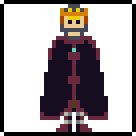
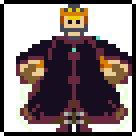
The second (136, 136) image is a revision of the first. Changes to its layers:
showed "6" over [16, 36, 132, 132]
showed "5" over [16, 36, 132, 132]
showed "4" over [16, 36, 132, 132]
showed "3" over [16, 36, 132, 132]
showed "2" over [16, 36, 132, 132]
showed "1" over [16, 36, 132, 132]
